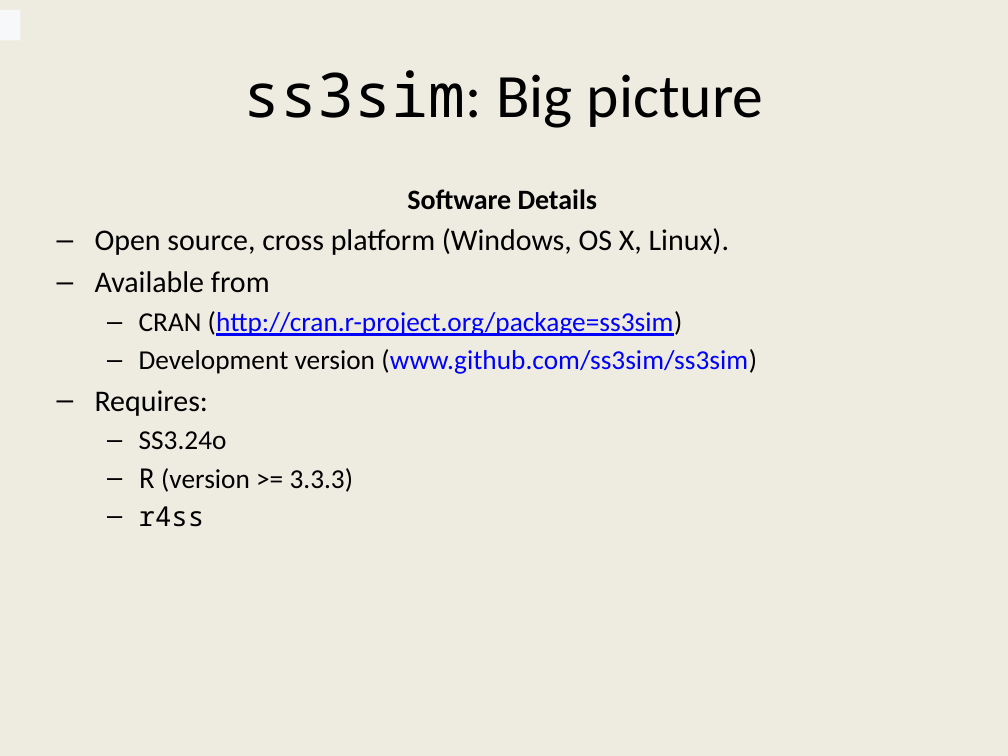
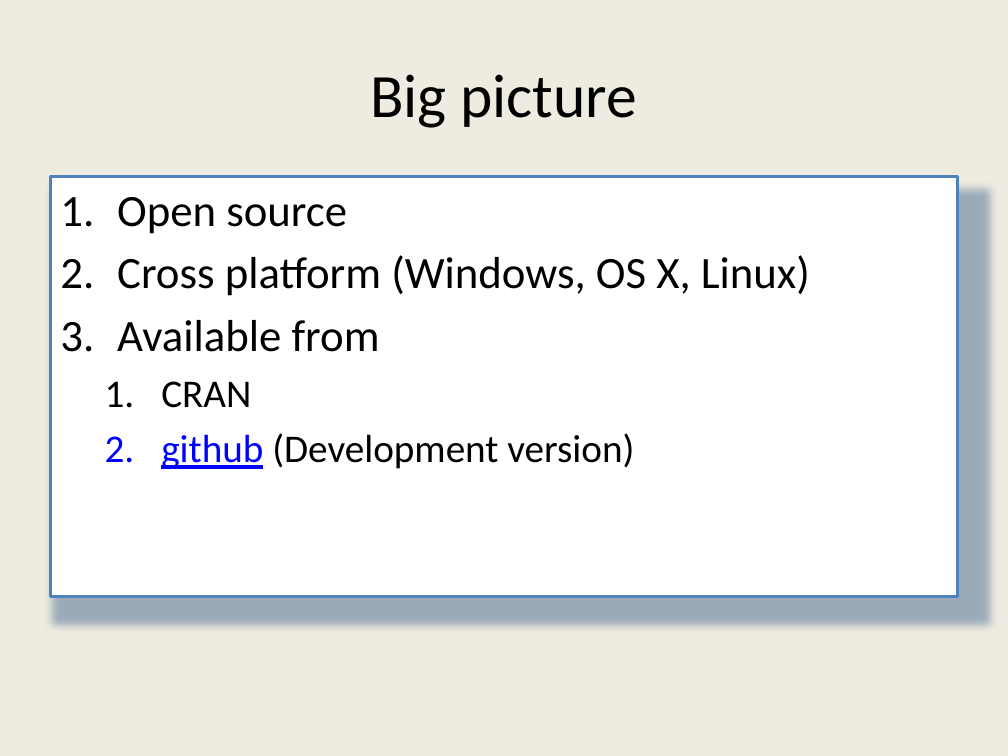
Before and after one commit to ss3sim/workshop, a slide deck: slide 4 of ss3sim_workshop.pptx (slide 5 before the commit). Drawn at 1008x756 pixels with LibreOffice and Linux fonts; fonts in the diff are those of the drawing. Boxes give left, top, right and bottom in pixels: in the first picture for what was removed or moved away, otherwise in the second. Text is boxed around its words. In the diff, an @@ line names an element or a change of style, - is before the commit and + after.

```diff
--- a/ss3sim_workshop.pptx
+++ b/ss3sim_workshop.pptx
@@ rectangle removed at [0,10,20,40] @@
@@ title at [370,74,638,128]: text changed @@
-ss3sim: Big picture
+Big picture
@@ text "Open source": place and size @@
-text "Open source" at [95,189,757,527]
+text "Open source" at [50,176,958,597]
@@ text "Open source" at [50,176,958,597]: fill none to #FFFFFF; outline none to #4F81BD 2 pt; shadow on @@
@@ text at [117,197,810,296]: text changed; size 21.4 to 32 pt @@
-Software Details
-– Open source, cross platform (Windows, OS X, Linux).
+1. Open source
+2. Cross platform (Windows, OS X, Linux)
@@ text at [117,320,380,352]: size 21.4 to 32 pt in "Available from"; bullet – to 1.; more space between paragraphs @@
@@ text at [161,381,634,469]: text changed; size 19.5 to 28 pt; text colour #0000FF to #000000 @@
-  – CRAN (http://cran.r-project.org/package=ss3sim)
-  – Development version (www.github.com/ss3sim/ss3sim)
-– Requires:
-  – SS3.24o
-  – R (version >= 3.3.3)
-  – r4ss
+  1. CRAN
+  2. github (Development version)
```
Also in this commit, not shown: 25 other slides changed, 5 slides added, 2 slides removed.
